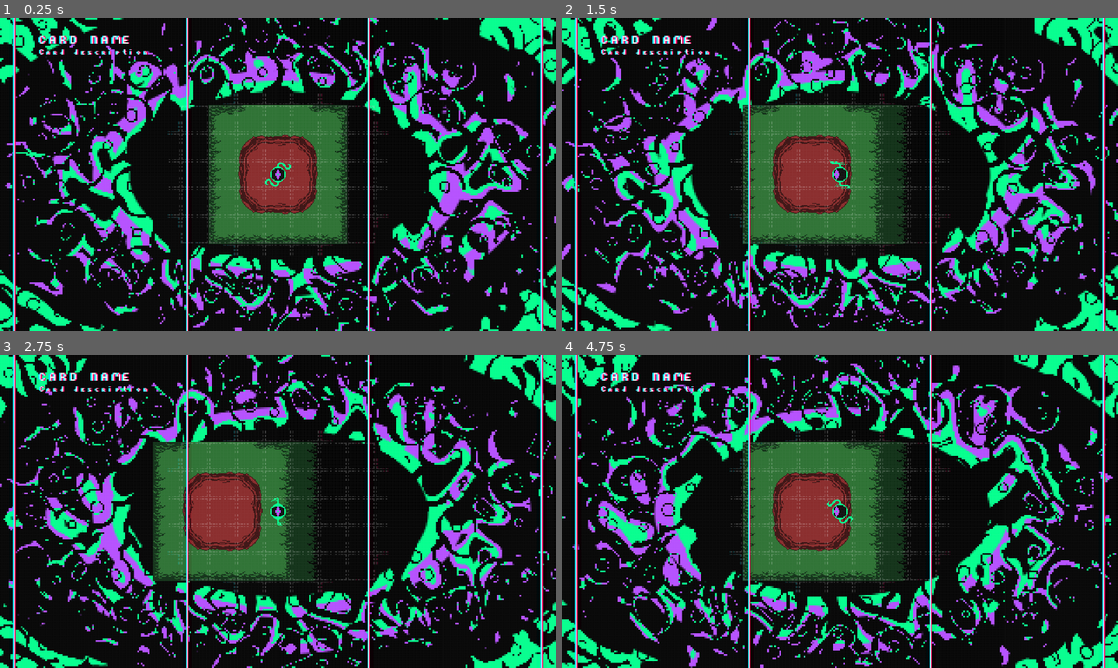
Above: before the commit, frames 1-4 (two rows, left to right).
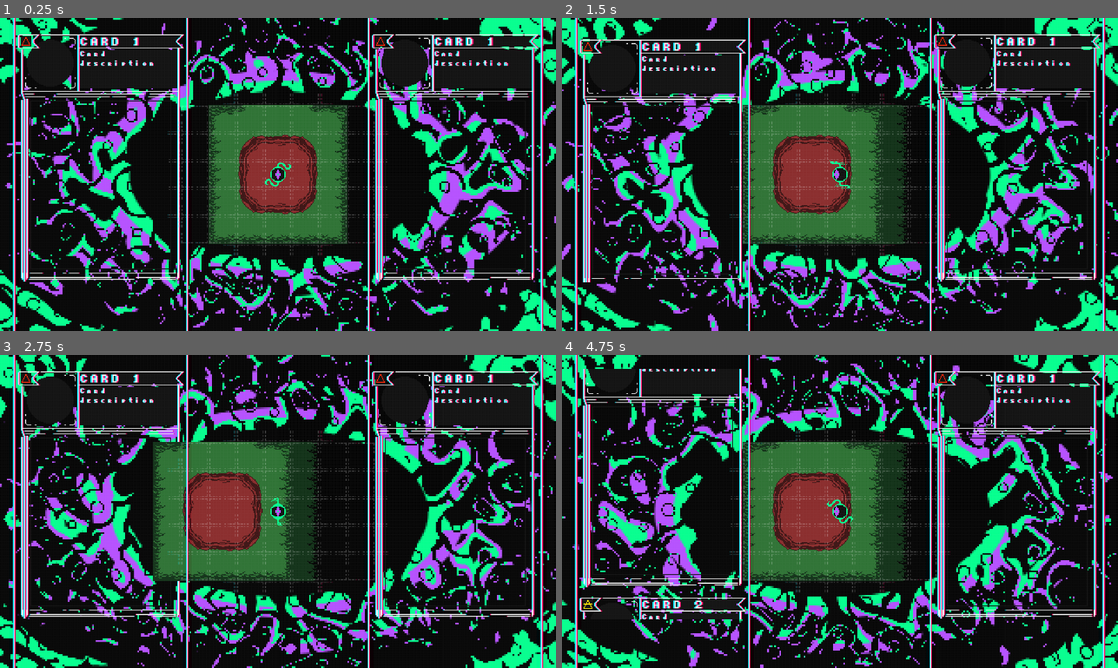
Above: after the commit, the same moments.

Repository: FaunaPolaris/HomeMadeCCG
Game: Godot game, scene res://scenes/main_screen.tscn
Two runs of this game, one before a commit and one after it. Both use one fixed random seed, a clock stepped at 60 frames per second and the inputs below.
Inputs (mouse positions are in pixels of both pictures, inside the frame that each line leads up to):
- Up to frame 1 (0.25 s): no input
- Up to frame 2 (1.5 s): tap Enter at 0.5 s; move the mouse to (962, 158) at 0.52 s; hold Right (ui_right) 0.53-1.25 s; click (962, 158) at 0.67 s; drag from (728, 190) to (812, 237) at 1.27 s
- Up to frame 3 (2.75 s): move the mouse to (333, 442) at 2.02 s; hold Right (ui_right) from 2.03 s (still down); click (333, 442) at 2.17 s
- Up to frame 4 (4.75 s): release Right (ui_right) at 2.75 s; drag from (812, 574) to (673, 464) at 2.77 s; move the mouse to (1006, 558) at 3.52 s; hold Left (ui_left) 3.53-4.25 s; click (1006, 558) at 3.67 s; drag from (673, 464) to (756, 433) at 4.27 s

The runs differ from the first frame. In frame 1, 7.3% of the frame differs, in the area x 3-97%, y 5-85%; in frame 2, 6.8%; in frame 3, 6.5%; in frame 4, 7.1%.

Commit message:
scrolling card lists in the left and right panels
card_list.tscn clips a vertical strip of cards to one 192x288 panel and
scrolls it with the mouse wheel or a drag (mouse or touch). Wheel
scrolling eases toward its target while drags follow the pointer
directly, and the strip snaps to whole pixels so the art stays crisp.
Six placeholder cards with cycling element icons fill each list until
real systems hand over their cards.

The two font demo labels on the main screen made way for the lists;
the card scene shows both label styles now.

Verified headless (layout, wheel, drag, clamping) and under xvfb by
injecting wheel events over the left panel: the left strip scrolls,
the right one holds still. Note for the future: xvfb-run needs
-s "-screen 0 1920x1080x24", its 640x480 default skews the window
input transform.

Co-Authored-By: Claude Fable 5 <noreply@anthropic.com>

Diff:
--- /dev/null
+++ b/scenes/cards/card_list.tscn
@@ -0,0 +1,14 @@
+[gd_scene load_steps=2 format=3 uid="uid://b01fnj4tmxhq1"]
+
+[ext_resource type="Script" path="res://script/cards/CardList.gd" id="1_list"]
+
+[node name="card_list" type="Control"]
+clip_contents = true
+custom_minimum_size = Vector2(192, 288)
+offset_right = 192.0
+offset_bottom = 288.0
+script = ExtResource("1_list")
+
+[node name="cards" type="Control" parent="."]
+unique_name_in_owner = true
+mouse_filter = 2
--- a/scenes/main_screen.tscn
+++ b/scenes/main_screen.tscn
@@ -4,8 +4,7 @@
 [ext_resource type="Shader" uid="uid://by0kyii641h7y" path="res://resources/shaders/clouds.gdshader" id="1_kusfh"]
 [ext_resource type="Script" uid="uid://c3kak3pssd0um" path="res://script/main.gd" id="1_lushf"]
 [ext_resource type="PackedScene" uid="uid://crukba5pbvox2" path="res://scenes/cheat_menu.tscn" id="2_cheat"]
-[ext_resource type="LabelSettings" uid="uid://coefi4u01llir" path="res://resources/label/header_text.tres" id="5_a46j4"]
-[ext_resource type="LabelSettings" uid="uid://dyjtyjakfxgxq" path="res://resources/label/body_text.tres" id="6_23dc1"]
+[ext_resource type="PackedScene" uid="uid://b01fnj4tmxhq1" path="res://scenes/cards/card_list.tscn" id="7_cardlist"]
 
 [sub_resource type="Gradient" id="Gradient_lushf"]
 offsets = PackedFloat32Array(0.1456693, 0.16929133, 0.22047244, 0.22834645, 0.42125985, 0.46456692, 0.5511811, 0.8543307)
@@ -80,20 +79,14 @@
 
 [node name="cheat_menu" parent="." unique_id=1993027544 instance=ExtResource("2_cheat")]
 
-[node name="Label" type="Label" parent="." unique_id=637713310]
-z_index = 5
-offset_left = -276.33334
-offset_top = -161.33334
-offset_right = 27.666656
-offset_bottom = -138.33334
-text = "CARD NAME"
-label_settings = ExtResource("5_a46j4")
+[node name="card_list_left" parent="." instance=ExtResource("7_cardlist")]
+offset_left = -300.0
+offset_top = -164.0
+offset_right = -108.0
+offset_bottom = 124.0
 
-[node name="Label2" type="Label" parent="." unique_id=634846402]
-z_index = 5
-offset_left = -275.33334
-offset_top = -144.66666
-offset_right = 28.666656
-offset_bottom = -121.66666
-text = "Card description"
-label_settings = ExtResource("6_23dc1")
+[node name="card_list_right" parent="." instance=ExtResource("7_cardlist")]
+offset_left = 108.0
+offset_top = -164.0
+offset_right = 300.0
+offset_bottom = 124.0
--- /dev/null
+++ b/script/cards/CardList.gd
@@ -0,0 +1,75 @@
+class_name CardList
+extends Control
+
+## A vertical strip of cards clipped to one interface panel. Scrolls with
+## the mouse wheel or by dragging (mouse or touch), easing toward the
+## target offset and snapping to whole pixels so the art stays crisp.
+
+const CARD_SCENE := preload("res://scenes/cards/card.tscn")
+
+## Gap between stacked cards, in card pixels.
+const CARD_GAP := 8.0
+
+## How far one wheel notch scrolls.
+const WHEEL_STEP := 48.0
+
+## Easing rate toward the target offset; higher is snappier.
+const SMOOTHING := 12.0
+
+## Cards to fill the list with until real systems hand theirs over.
+@export var placeholder_cards := 6
+
+var _target := 0.0
+var _offset := 0.0
+var _dragging := false
+
+@onready var _cards: Control = %cards
+
+
+func _ready() -> void:
+	for i in placeholder_cards:
+		var card: Card = CARD_SCENE.instantiate()
+		card.card_name = "CARD %d" % (i + 1)
+		card.element = (i % Card.Element.size()) as Card.Element
+		add_card(card)
+
+
+func add_card(card: Card) -> void:
+	_cards.add_child(card)
+	card.position = Vector2(0, (_cards.get_child_count() - 1) * (Card.SIZE.y + CARD_GAP))
+
+
+func clear_cards() -> void:
+	for card in _cards.get_children():
+		card.queue_free()
+	_target = 0.0
+
+
+func _max_scroll() -> float:
+	var count := _cards.get_child_count()
+	if count == 0:
+		return 0.0
+	var total := count * (Card.SIZE.y + CARD_GAP) - CARD_GAP
+	return maxf(0.0, total - size.y)
+
+
+func _gui_input(event: InputEvent) -> void:
+	if event is InputEventMouseButton:
+		if event.button_index == MOUSE_BUTTON_WHEEL_UP and event.pressed:
+			_target -= WHEEL_STEP
+		elif event.button_index == MOUSE_BUTTON_WHEEL_DOWN and event.pressed:
+			_target += WHEEL_STEP
+		elif event.button_index == MOUSE_BUTTON_LEFT:
+			_dragging = event.pressed
+	elif event is InputEventMouseMotion and _dragging:
+		_target -= event.relative.y
+		_offset = _target  # follow the pointer directly, no easing
+	elif event is InputEventScreenDrag:
+		_target -= event.relative.y
+		_offset = _target
+	_target = clampf(_target, 0.0, _max_scroll())
+
+
+func _process(delta: float) -> void:
+	_offset = lerpf(_offset, _target, 1.0 - exp(-SMOOTHING * delta))
+	_cards.position.y = -roundf(_offset)
Not shown, added: script/cards/CardList.gd.uid
